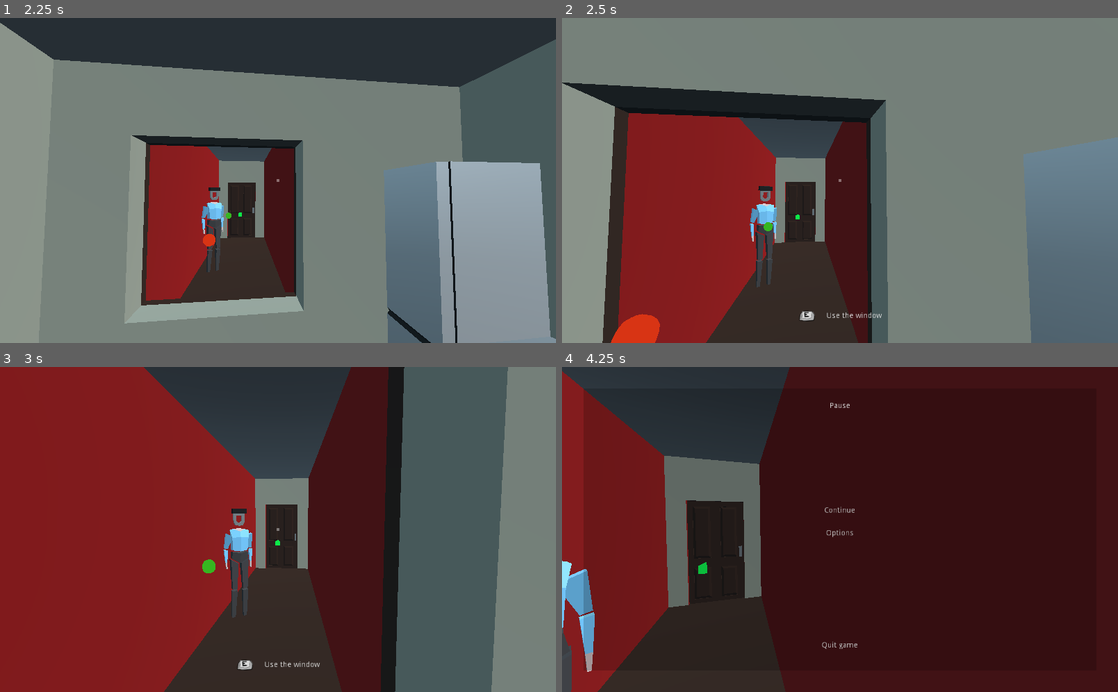
Above: before the commit, frames 1-4 (two rows, left to right).
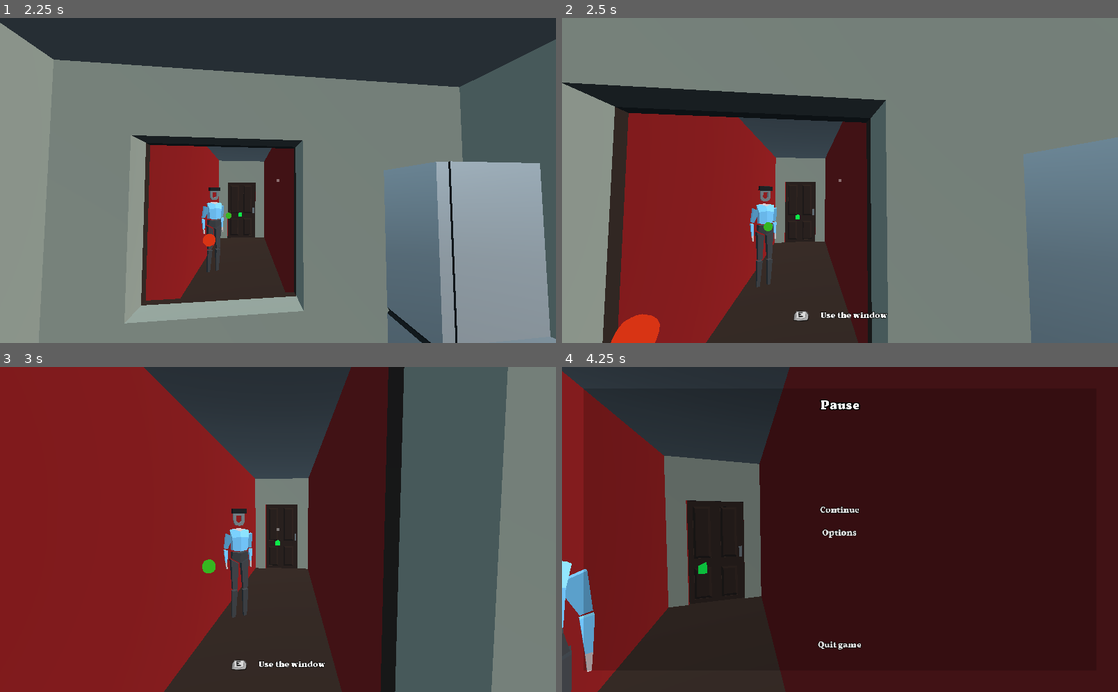
Above: after the commit, the same moments.

Repository: Eptwalabha/ld47
Game: Godot game, scene res://scenes/Game.tscn
The game is run twice, just before and just after one commit, with the same random seed, the same clock (stepped at 60 frames per second) and the same inputs. Sound files missing from this copy of the repository are replaced by a short silence.
Inputs (mouse positions are in pixels of both pictures, inside the frame that each line leads up to):
- Up to frame 1 (2.25 s): tap Enter at 0.5 s; move the mouse to (305, 180) at 0.52 s; hold W (move_forward) from 0.53 s (still down); tap E (context_action) at 0.6, 1.35, 2.1 s; move the mouse to (250, 180) at 1.27 s; move the mouse to (289, 174) at 2.02 s
- Up to frame 2 (2.5 s): keep holding W (move_forward)
- Up to frame 3 (3 s): keep holding W (move_forward); move the mouse to (272, 536) at 2.77 s; tap E (context_action) at 2.85 s
- Up to frame 4 (4.25 s): keep holding W (move_forward); move the mouse to (878, 532) at 3.52 s; tap E (context_action) at 3.6 s; tap Escape (ui_cancel) at 4.15 s

Frame 1 is identical in both runs. In frame 2, 0.3% of the frame differs, in the area x 41-59%, y 90-94%; in frame 3, 0.3%; in frame 4, 0.5%, in the area x 46-54%, y 10-88%.

Commit message:
add font + theme (not definitive)

Diff:
--- /dev/null
+++ b/assets/fonts/font_text.tres
@@ -0,0 +1,9 @@
+[gd_resource type="DynamicFont" load_steps=2 format=2]
+
+[ext_resource path="res://assets/fonts/vollkorn-black.otf" type="DynamicFontData" id=1]
+
+
+[resource]
+outline_size = 1
+outline_color = Color( 0, 0, 0, 0.784314 )
+font_data = ExtResource( 1 )
--- /dev/null
+++ b/assets/fonts/font_title.tres
@@ -0,0 +1,10 @@
+[gd_resource type="DynamicFont" load_steps=2 format=2]
+
+[ext_resource path="res://assets/fonts/vollkorn-black.otf" type="DynamicFontData" id=1]
+
+
+[resource]
+size = 24
+outline_size = 2
+outline_color = Color( 0, 0, 0, 1 )
+font_data = ExtResource( 1 )
--- /dev/null
+++ b/assets/theme/ui_theme.tres
@@ -0,0 +1,6 @@
+[gd_resource type="Theme" load_steps=2 format=2]
+
+[ext_resource path="res://assets/fonts/font_text.tres" type="DynamicFont" id=1]
+
+[resource]
+default_font = ExtResource( 1 )
--- a/scenes/Game.gd
+++ b/scenes/Game.gd
@@ -42,6 +42,7 @@
 	Data.reset_game(Data.LEVEL.FLAT)
 	Data.reset_game(Data.LEVEL.BAR)
 	Data.reset_game(Data.LEVEL.ROAD)
+	Data.reset_game(Data.LEVEL.HOSPITAL)
 	ui.hide_context()
 	ui.hide_dialog()
 	current_state = 'move'
--- a/scenes/ui/UI.tscn
+++ b/scenes/ui/UI.tscn
@@ -1,10 +1,11 @@
-[gd_scene load_steps=9 format=2]
+[gd_scene load_steps=10 format=2]
 
 [ext_resource path="res://scenes/ui/UI.gd" type="Script" id=1]
 [ext_resource path="res://scenes/ui/UIDialog.tscn" type="PackedScene" id=2]
 [ext_resource path="res://scenes/ui/UIContext.tscn" type="PackedScene" id=3]
 [ext_resource path="res://scenes/ui/menus/PauseMenu.tscn" type="PackedScene" id=4]
 [ext_resource path="res://scenes/ui/menus/OptionsMenu.tscn" type="PackedScene" id=5]
+[ext_resource path="res://assets/theme/ui_theme.tres" type="Theme" id=6]
 
 [sub_resource type="Animation" id=1]
 resource_name = "blink"
@@ -69,6 +70,7 @@
 [node name="UI" type="Control"]
 anchor_right = 1.0
 anchor_bottom = 1.0
+theme = ExtResource( 6 )
 script = ExtResource( 1 )
 __meta__ = {
 "_edit_use_anchors_": false
--- a/scenes/ui/UIDialog.gd
+++ b/scenes/ui/UIDialog.gd
@@ -1,11 +1,10 @@
 class_name UIDialog
 extends MarginContainer
 
-onready var label := $Center/Label as Label
+onready var label_text := $Container/Center/Label as Label
+onready var label_who := $Container/Name as Label
 
 func display(who, what) -> void:
 	show()
-	if who == '':
-		label.text = tr(what)
-	else:
-		label.text = "%s: %s" % [tr(who), tr(what)]
+	label_who.text = tr(who)
+	label_text.text = tr(what)
--- a/scenes/ui/UIDialog.tscn
+++ b/scenes/ui/UIDialog.tscn
@@ -25,16 +25,35 @@
 margin_bottom = 80.0
 color = Color( 0.0627451, 0.0627451, 0.0627451, 0.45098 )
 
-[node name="Center" type="CenterContainer" parent="."]
+[node name="Container" type="MarginContainer" parent="."]
 margin_left = 20.0
 margin_top = 20.0
 margin_right = 1004.0
 margin_bottom = 80.0
+custom_constants/margin_right = 5
+custom_constants/margin_top = 5
+custom_constants/margin_left = 5
+custom_constants/margin_bottom = 5
 
-[node name="Label" type="Label" parent="Center"]
-margin_left = 492.0
-margin_top = 23.0
-margin_right = 492.0
-margin_bottom = 37.0
+[node name="Name" type="Label" parent="Container"]
+margin_left = 5.0
+margin_top = 5.0
+margin_right = 979.0
+margin_bottom = 55.0
 size_flags_horizontal = 3
 size_flags_vertical = 3
+text = "name"
+
+[node name="Center" type="CenterContainer" parent="Container"]
+margin_left = 5.0
+margin_top = 5.0
+margin_right = 979.0
+margin_bottom = 55.0
+
+[node name="Label" type="Label" parent="Container/Center"]
+margin_left = 487.0
+margin_top = 18.0
+margin_right = 487.0
+margin_bottom = 32.0
+size_flags_horizontal = 3
+size_flags_vertical = 3
--- a/scenes/ui/menus/PauseMenu.tscn
+++ b/scenes/ui/menus/PauseMenu.tscn
@@ -1,6 +1,7 @@
-[gd_scene load_steps=2 format=2]
+[gd_scene load_steps=3 format=2]
 
 [ext_resource path="res://scenes/ui/menus/PauseMenu.gd" type="Script" id=1]
+[ext_resource path="res://assets/fonts/font_title.tres" type="DynamicFont" id=2]
 
 [node name="PauseMenu" type="MarginContainer"]
 anchor_right = 1.0
@@ -33,10 +34,11 @@
 rect_min_size = Vector2( 0, 64 )
 
 [node name="Label" type="Label" parent="Menu/Title"]
-margin_left = 406.0
-margin_top = 25.0
-margin_right = 537.0
-margin_bottom = 39.0
+margin_left = 374.0
+margin_top = 19.0
+margin_right = 569.0
+margin_bottom = 45.0
+custom_fonts/font = ExtResource( 2 )
 text = "ui_title_pause_menu"
 
 [node name="Container" type="MarginContainer" parent="Menu"]
Binary file added: assets/fonts/vollkorn-black.otf
